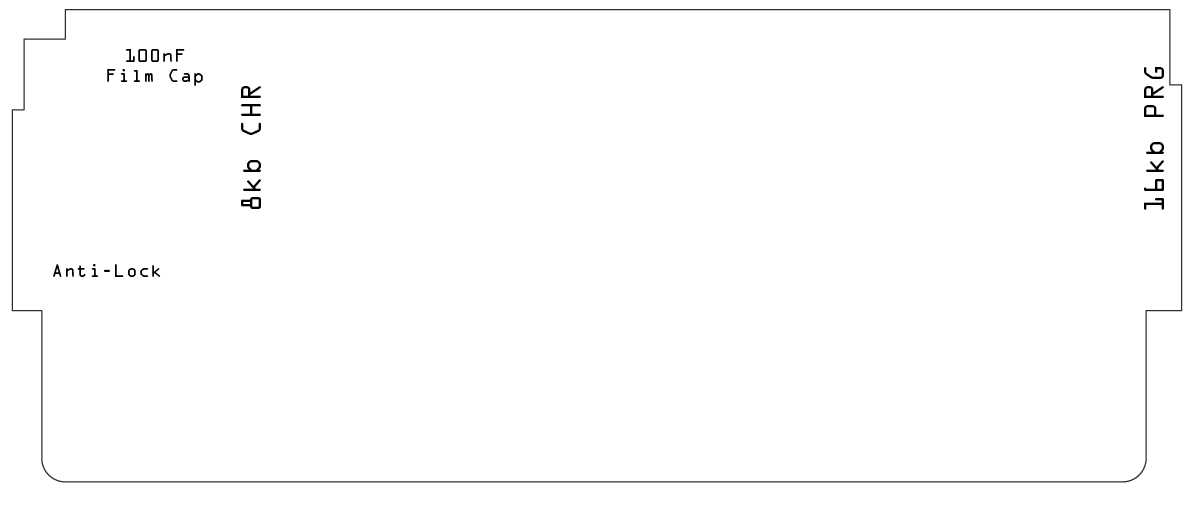
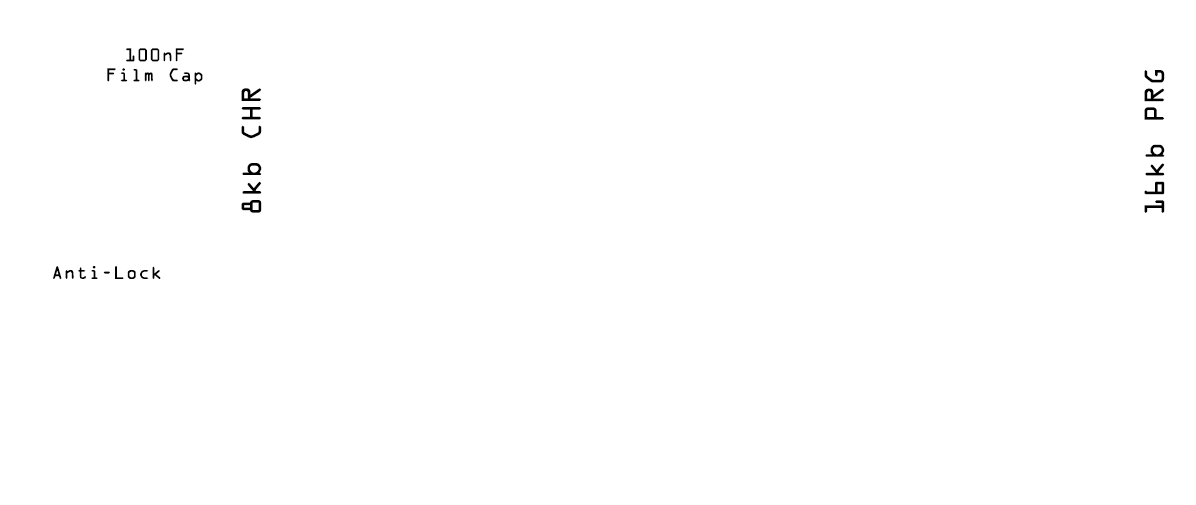
Revision of a layered 1196px x 505px image; what changed, layer by layer:
painted on "16kb PRG" over [1144, 67, 1165, 213]
painted on "8kb CHR" over [241, 86, 262, 213]
painted on "100nF Film Cap" over [107, 48, 203, 86]
painted on "Anti-Lock" over [53, 264, 161, 279]
hid "edge" over [11, 9, 1183, 483]
